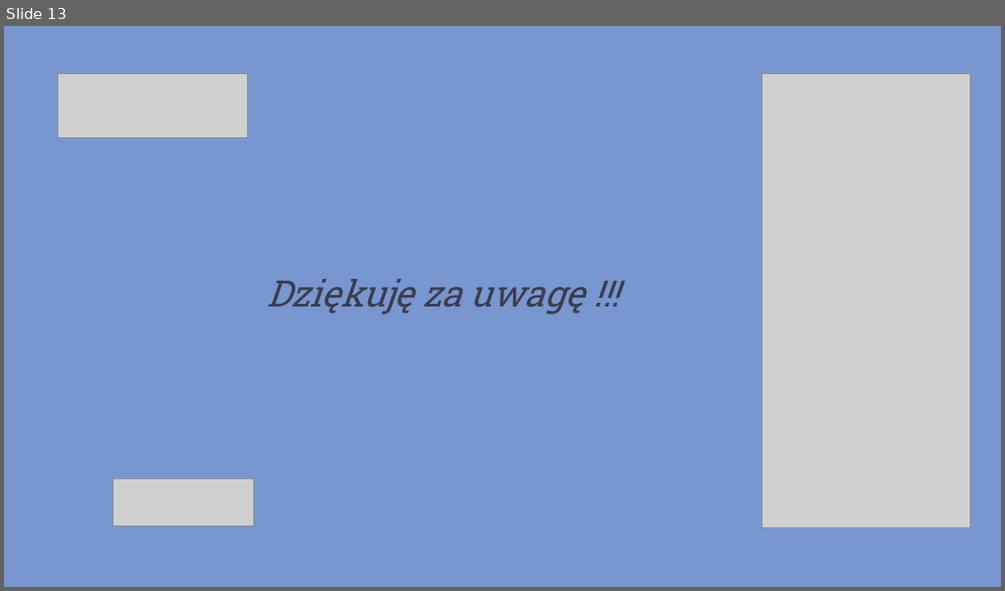
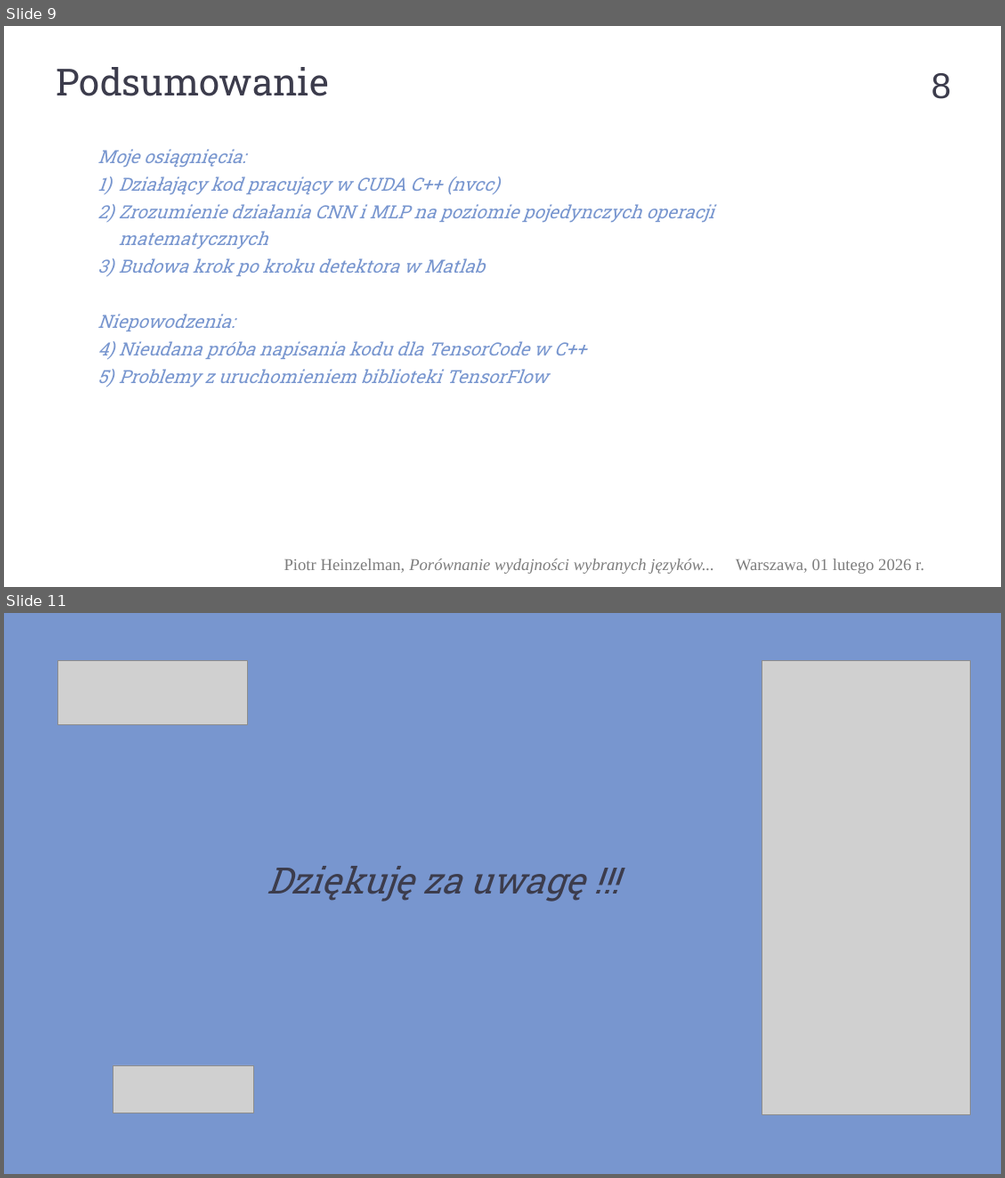
Before and after one commit to piotrHeinzelman/inz, a slide deck: _Prezentacja_/PD_203 Prezentacja_obrona_pracy.pptx. Shown one above the other, each under a label of ours: slide 13 before the commit, slides 9 and 11 after it; the slides between them are not shown. The pictures are 1005x591 and 1005x1178 pixels, drawn with LibreOffice and Linux fonts; fonts in the diff are those of the drawing; grey boxes stand for pictures; background and template pictures are left out. Boxes give left, top, right and bottom in pixels: in the first picture for what was removed or moved away, otherwise in the second. Text is boxed around its words. In the diff, an @@ line names an element or a change of style, - is before the commit and + after.

```diff
--- a/_Prezentacja_/PD_203 Prezentacja_obrona_pracy.pptx
+++ b/_Prezentacja_/PD_203 Prezentacja_obrona_pracy.pptx
@@ slide 9 added at <box>4,26,1001,587</box>, background #FFFFFF @@
@@ text added at <box>56,67,329,96</box>, 72 pt, text #3C3C4C @@
+Podsumowanie
@@ page number added at <box>931,73,951,99</box>, 69 pt, text #3C3C4C @@
+8
@@ text added at <box>97,149,714,386</box>, 35 pt, text #7896CF, italic @@
+Moje osiągnięcia:
+1) Działający kod pracujący w CUDA C++ (nvcc)
+2) Zrozumienie działania CNN i MLP na poziomie pojedynczych operacji matematycznych
+3) Budowa krok po kroku detektora w Matlab
+Niepowodzenia:
+1) Nieudana próba napisania kodu dla TensorCode w C++
+2) Problemy z uruchomieniem biblioteki TensorFlow
@@ text added at <box>284,558,714,573</box>, 32 pt, text #7D7D7D, italic @@
+Piotr Heinzelman, Porównanie wydajności wybranych języków...
@@ text added at <box>736,558,924,573</box>, 32 pt, text #7D7D7D @@
+Warszawa, 01 lutego 2026 r.
@@ what was slide 13 is now slide 11 @@
```
Also in this commit, not shown: 3 slides changed, 6 other slides added, 9 slides removed, 19 other files.
